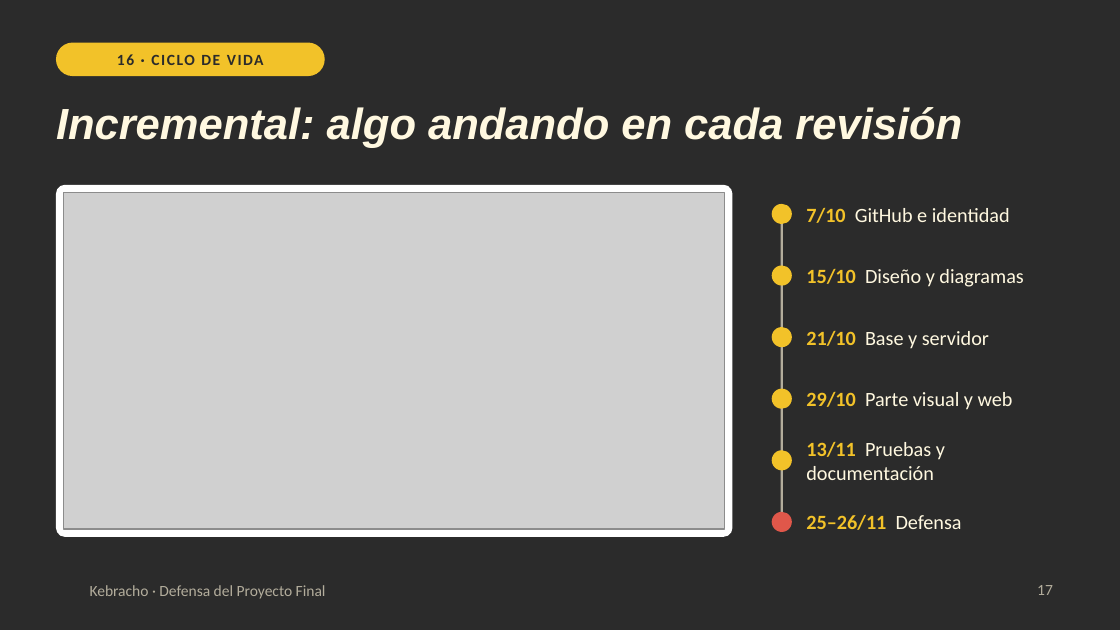
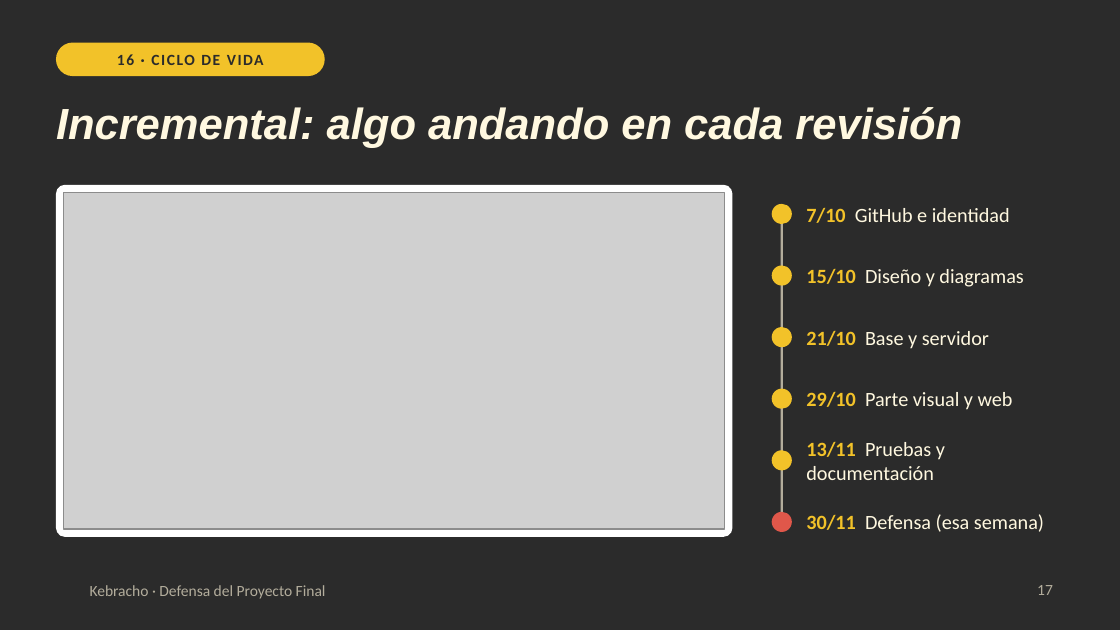
Before and after one commit to tobiasjuarezz/kebracho, a slide deck: slide 17 of docs/defensa/Kebracho-Defensa.pptx. Drawn at 1120x630 pixels with LibreOffice and Linux fonts; fonts in the diff are those of the drawing; grey boxes stand for pictures; background and template pictures are left out. Boxes give left, top, right and bottom in pixels: in the first picture for what was removed or moved away, otherwise in the second. Text is boxed around its words. In the diff, an @@ line names an element or a change of style, - is before the commit and + after.

```diff
--- a/docs/defensa/Kebracho-Defensa.pptx
+++ b/docs/defensa/Kebracho-Defensa.pptx
@@ text at bbox=[806, 514, 1044, 532]: text changed; text colour #F2C229 to #FFF8E0; bold off @@
-25–26/11 Defensa
+30/11 Defensa (esa semana)
```
Also in this commit, not shown: 5 other files.
